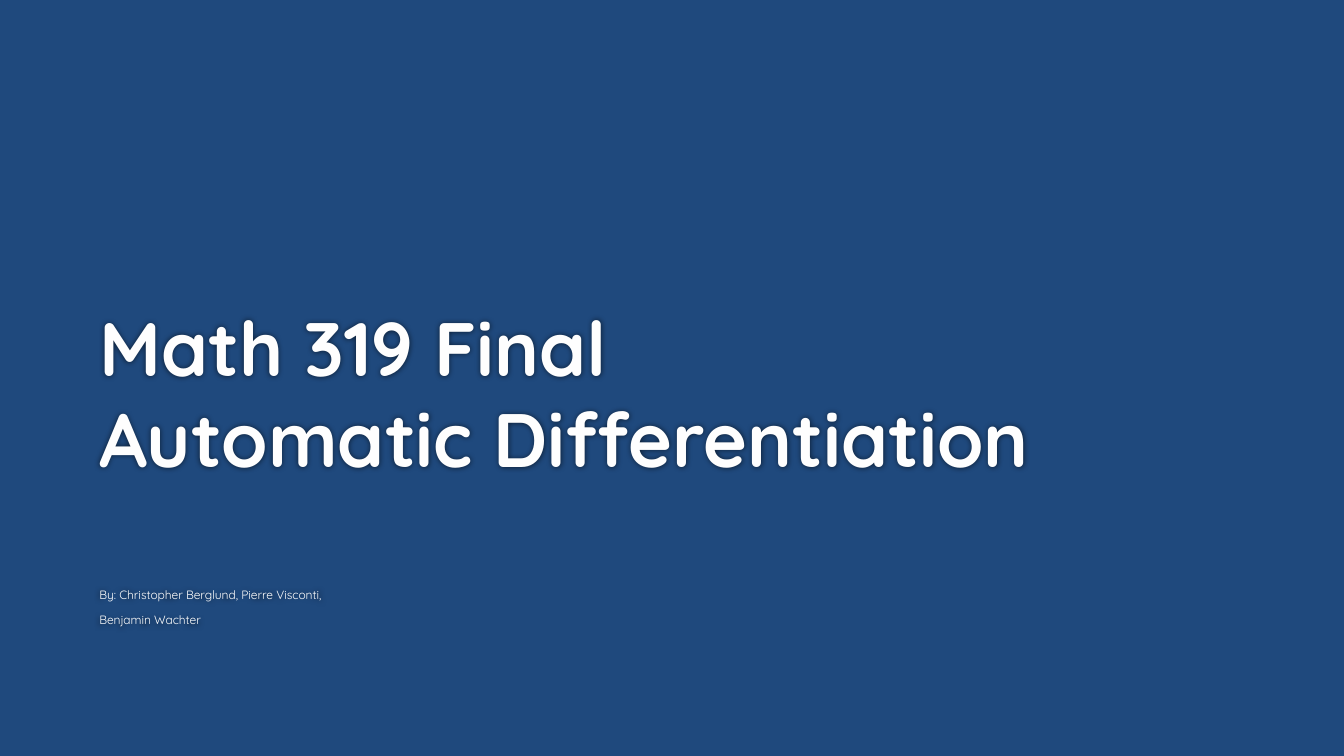
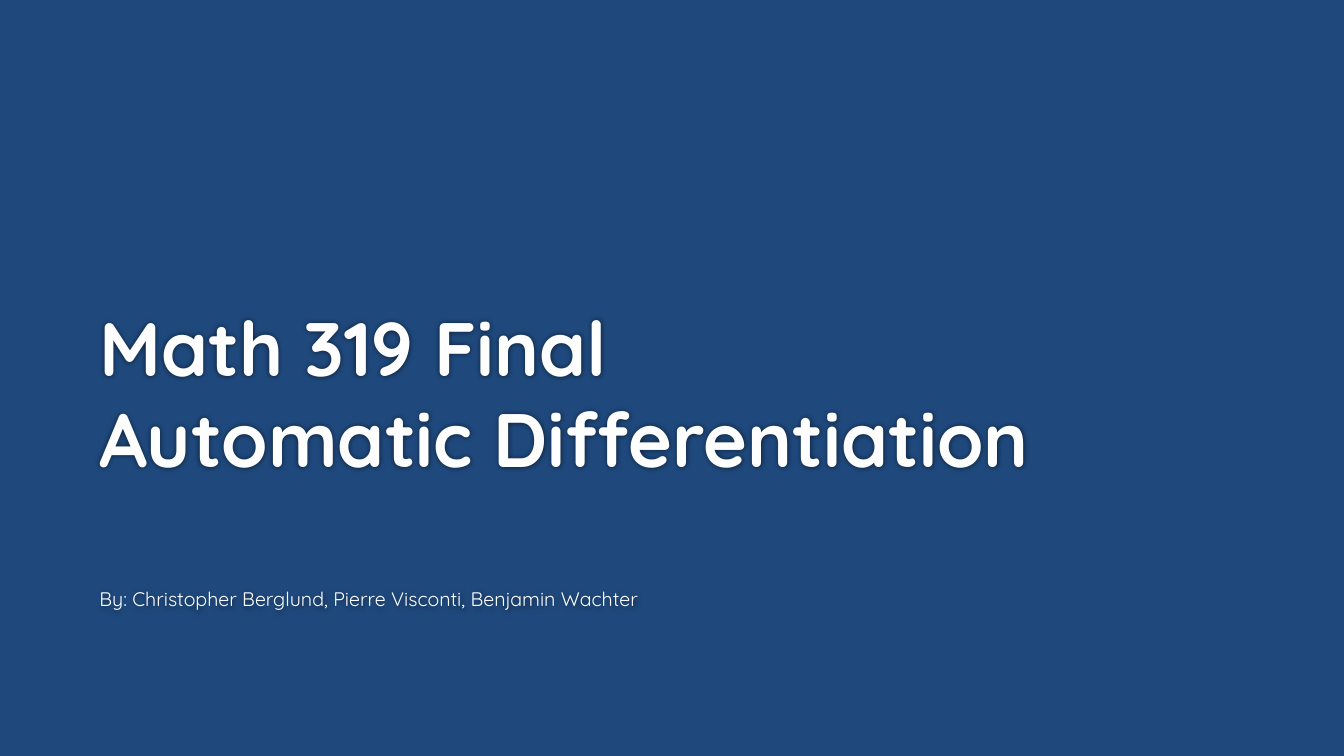
Before and after one commit to petrosvisconte/MATH319_final, a slide deck: slide 1 of Math 319 Final.pptx. Drawn at 1344x756 pixels with LibreOffice and Linux fonts; fonts in the diff are those of the drawing; background and template pictures are left out. Boxes give left, top, right and bottom in pixels: in the first picture for what was removed or moved away, otherwise in the second. Text is boxed around its words. In the diff, an @@ line names an element or a change of style, - is before the commit and + after.

Commit message:
pptx

```diff
--- a/Math 319 Final.pptx
+++ b/Math 319 Final.pptx
@@ subtitle at <box>99,591,638,610</box>: text changed; size 8.6 to 14 pt @@
-By: Christopher Berglund, Pierre Visconti,
-Benjamin Wachter
+By: Christopher Berglund, Pierre Visconti, Benjamin Wachter
```
Also in this commit, not shown: 1 other slide changed.
